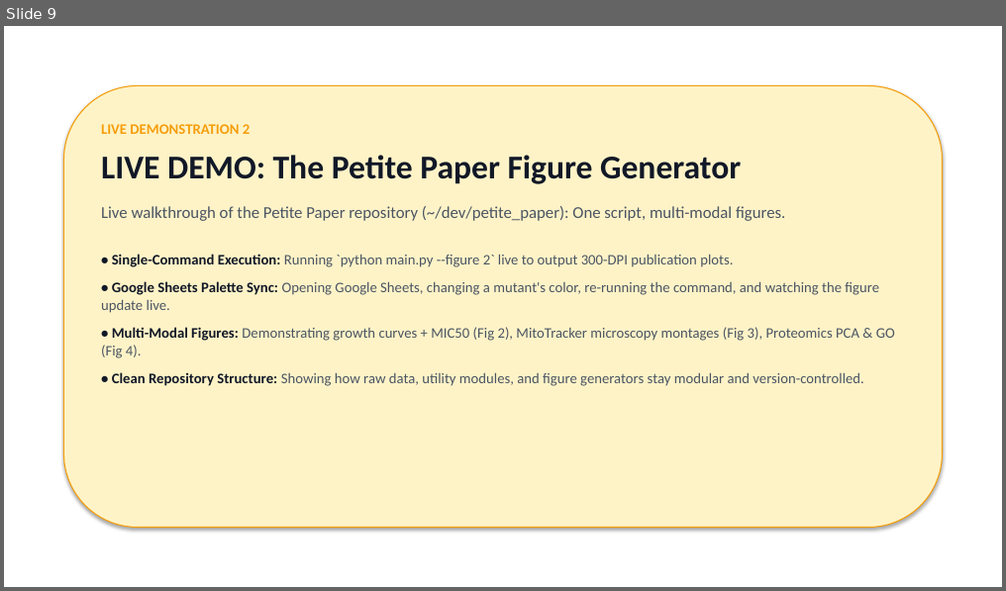
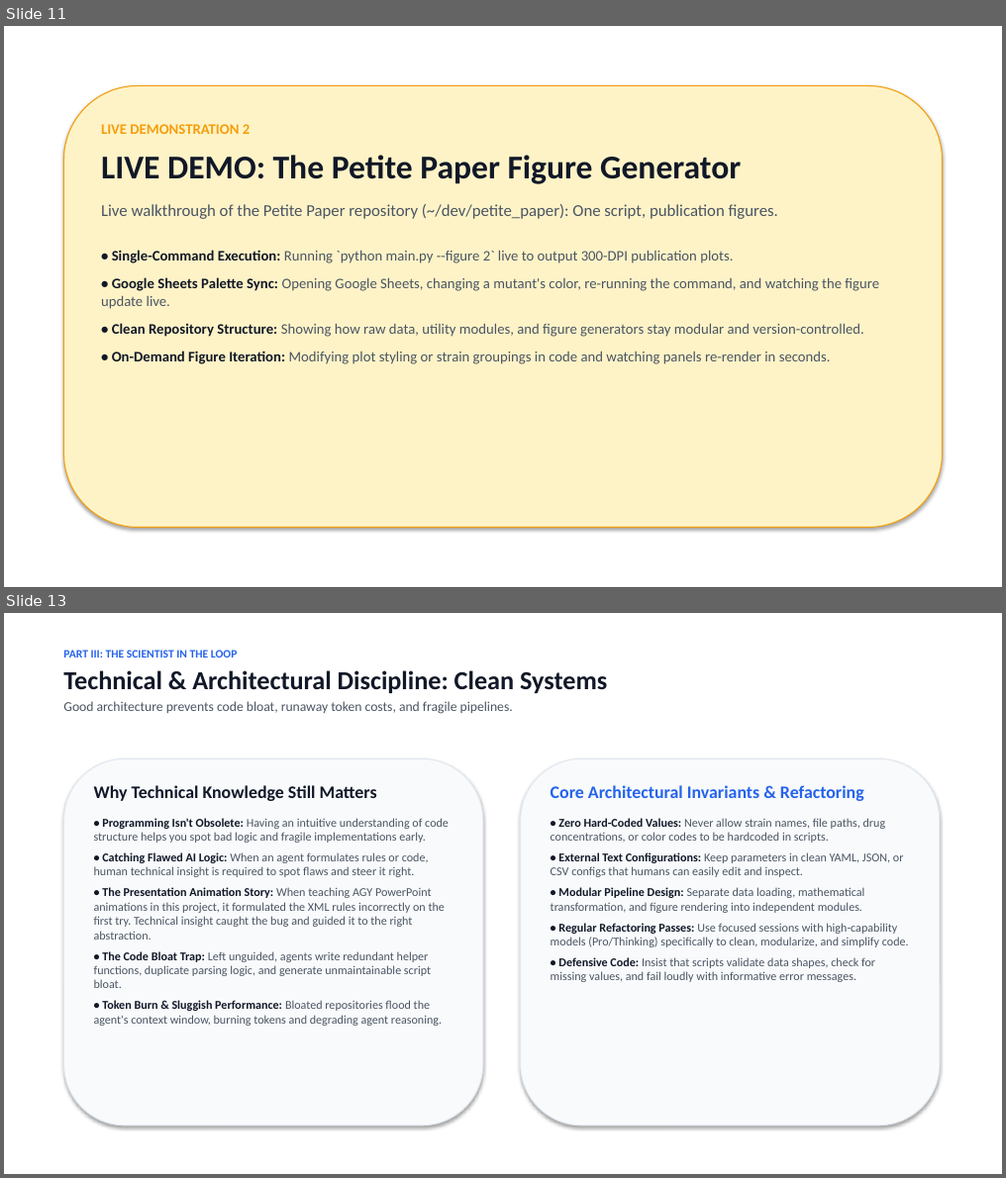
Before and after one commit to berman-lab/antigravity-intoduction-presentation, a slide deck: antigravity_lab_presentation.pptx. Shown one above the other, each under a label of ours: slide 9 before the commit, slides 11 and 13 after it; the slides between them are not shown. The pictures are 1006x591 and 1006x1178 pixels, drawn with LibreOffice and Linux fonts; fonts in the diff are those of the drawing. Boxes give left, top, right and bottom in pixels: in the first picture for what was removed or moved away, otherwise in the second. Text is boxed around its words. In the diff, an @@ line names an element or a change of style, - is before the commit and + after.

```diff
--- a/antigravity_lab_presentation.pptx
+++ b/antigravity_lab_presentation.pptx
@@ slide 13 added at (4, 613, 1002, 1174), background #FFFFFF @@
@@ text added at (63, 650, 607, 714), 13 pt, text #4B5563, bold @@
+PART III: THE SCIENTIST IN THE LOOP
+Technical & Architectural Discipline: Clean Systems
+Good architecture prevents code bloat, runaway token costs, and fragile pipelines.
@@ rounded rectangle added at (63, 759, 483, 1126), fill #F8FAFC, outline #E2E8F0 1 pt @@
@@ rounded rectangle added at (521, 759, 940, 1126), fill #F8FAFC, outline #E2E8F0 1 pt @@
@@ text added at (94, 785, 449, 1026), 11.5 pt, text #4B5563 @@
+Why Technical Knowledge Still Matters
+• Programming Isn't Obsolete: Having an intuitive understanding of code structure helps you spot bad logic and fragile implementations early.
+• Catching Flawed AI Logic: When an agent formulates rules or code, human technical insight is required to spot flaws and steer it right.
+• The Presentation Animation Story: When teaching AGY PowerPoint animations in this project, it formulated the XML rules incorrectly on the first try. Technical insight caught the bug and guided it to the right abstraction.
+• The Code Bloat Trap: Left unguided, agents write redundant helper functions, duplicate parsing logic, and generate unmaintainable script bloat.
+• Token Burn & Sluggish Performance: Bloated repositories flood the agent's context window, burning tokens and degrading agent reasoning.
@@ text added at (550, 785, 909, 982), 11.5 pt, text #4B5563 @@
+Core Architectural Invariants & Refactoring
+• Zero Hard-Coded Values: Never allow strain names, file paths, drug concentrations, or color codes to be hardcoded in scripts.
+• External Text Configurations: Keep parameters in clean YAML, JSON, or CSV configs that humans can easily edit and inspect.
+• Modular Pipeline Design: Separate data loading, mathematical transformation, and figure rendering into independent modules.
+• Regular Refactoring Passes: Use focused sessions with high-capability models (Pro/Thinking) specifically to clean, modularize, and simplify code.
+• Defensive Code: Insist that scripts validate data shapes, check for missing values, and fail loudly with informative error messages.
@@ what was slide 9 is now slide 11 @@
@@ slide 11 changed as well @@
@@ text at (101, 204, 778, 219): text changed @@
-Live walkthrough of the Petite Paper repository (~/dev/petite_paper): One script, multi-modal figures.
+Live walkthrough of the Petite Paper repository (~/dev/petite_paper): One script, publication figures.
@@ text at (101, 327, 895, 359): paragraph removed @@
-• Multi-Modal Figures: Demonstrating growth curves + MIC50 (Fig 2), MitoTracker microscopy montages (Fig 3), Proteomics PCA & GO (Fig 4).
@@ text at (112, 351, 831, 365): paragraph added @@
+• On-Demand Figure Iteration: Modifying plot styling or strain groupings in code and watching panels re-render in seconds.
```
Also in this commit, not shown: 10 other slides changed, 16 other slides added, 7 slides removed, 1 other file.
